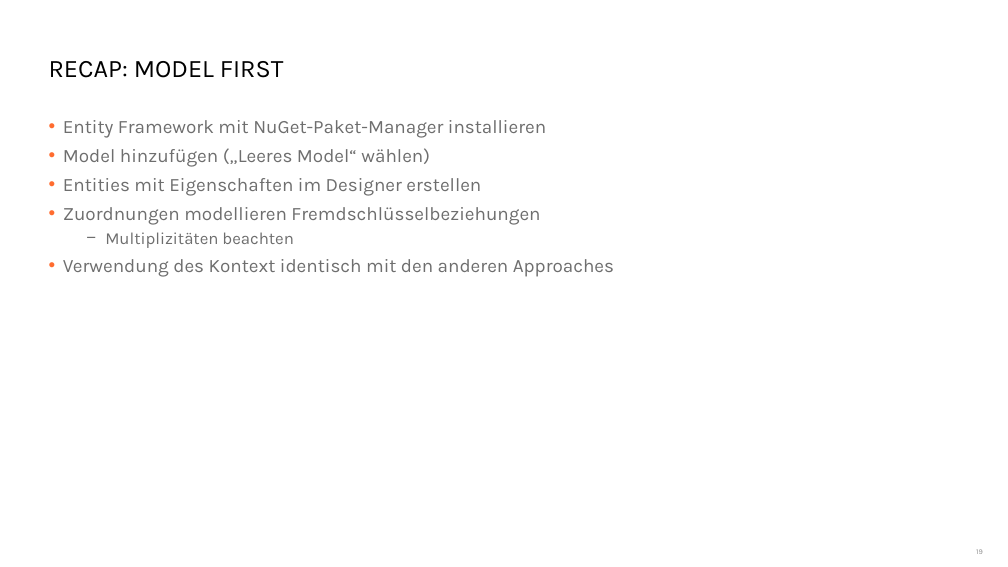
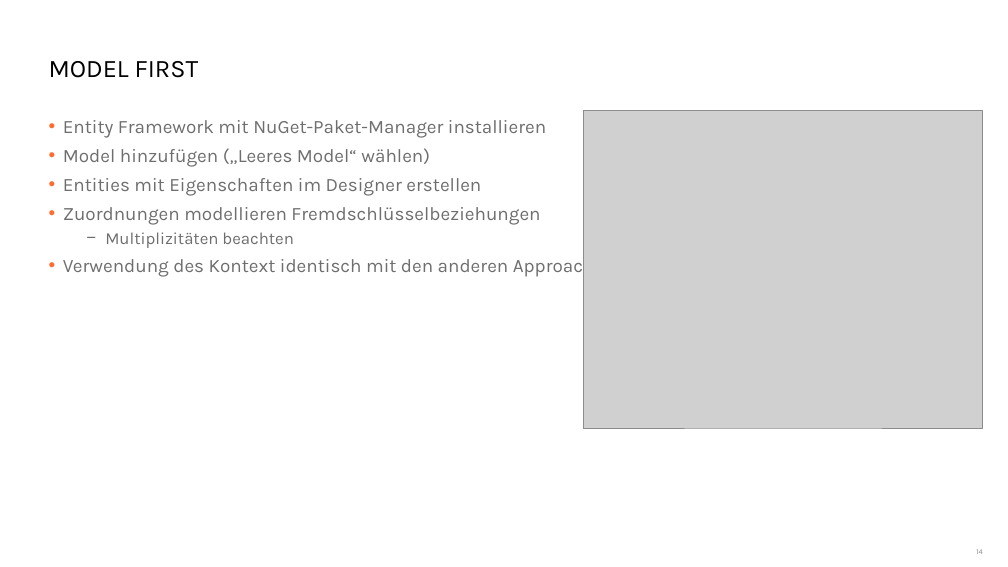
Before and after one commit to danielbeckmann/DotNETJumpStart, a slide deck: slide 14 of 03. Entity Framework/Entity Framework.pptx (slide 19 before the commit). Drawn at 1008x567 pixels with LibreOffice and Linux fonts; fonts in the diff are those of the drawing; grey boxes stand for pictures; background and template pictures are left out. Boxes give left, top, right and bottom in pixels: in the first picture for what was removed or moved away, otherwise in the second. Text is boxed around its words. In the diff, an @@ line names an element or a change of style, - is before the commit and + after.

```diff
--- a/03. Entity Framework/Entity Framework.pptx
+++ b/03. Entity Framework/Entity Framework.pptx
@@ title at bbox=[49, 61, 199, 78]: text changed @@
-RECAP: MODEL FIRST
+MODEL FIRST
@@ picture added at bbox=[583, 111, 982, 429] @@
```
Also in this commit, not shown: 5 other slides changed, 16 slides removed.
